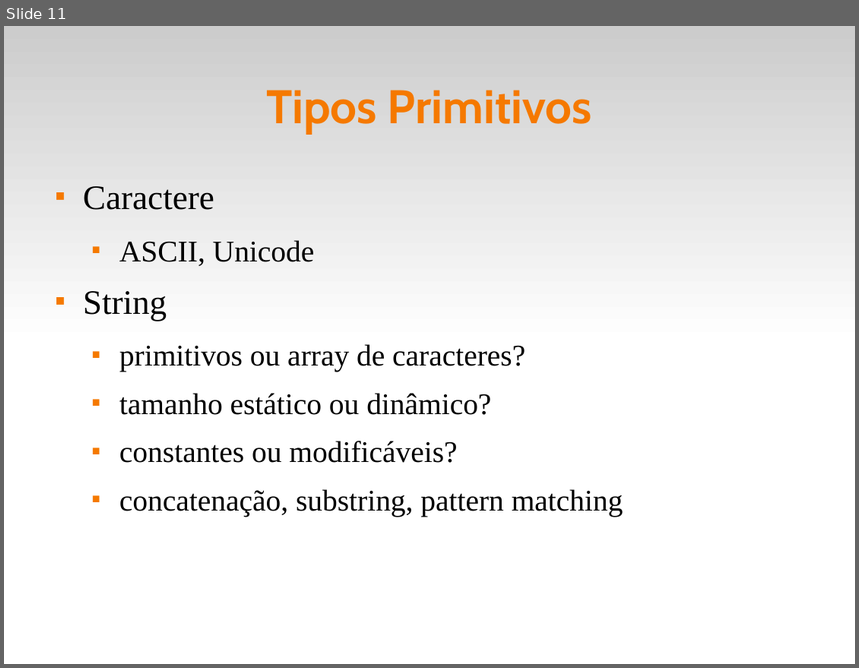
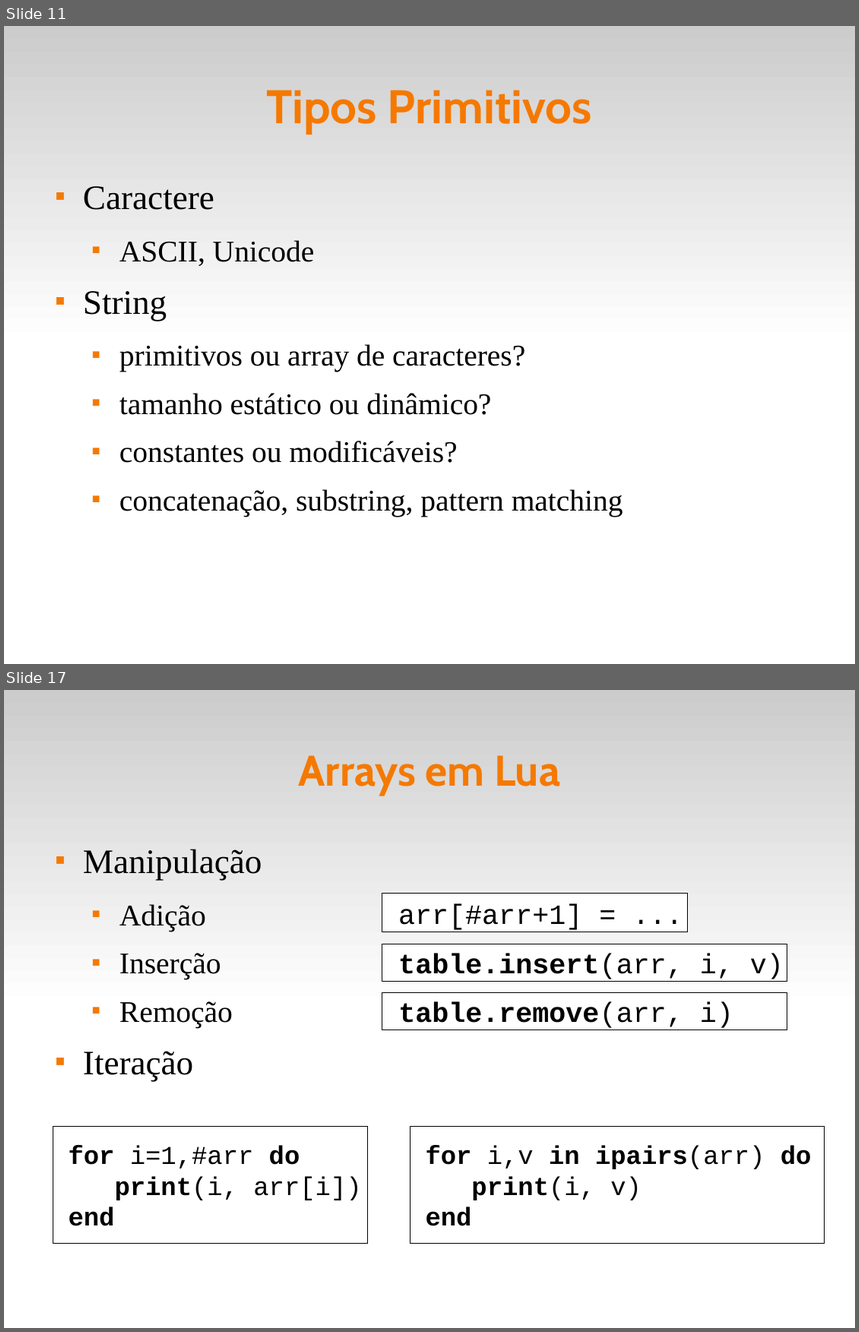
Before and after one commit to fsantanna-uerj/EDL, a slide deck: slides/edl-05-data.odp. Shown one above the other, each under a label of ours: slide 11 before the commit, slides 11 and 17 after it; the slides between them are not shown. The pictures are 859x668 and 859x1332 pixels, drawn with LibreOffice and Linux fonts; fonts in the diff are those of the drawing. Boxes give left, top, right and bottom in pixels: in the first picture for what was removed or moved away, otherwise in the second. Text is boxed around its words. In the diff, an @@ line names an element or a change of style, - is before the commit and + after.

```diff
--- a/slides/edl-05-data.odp
+++ b/slides/edl-05-data.odp
@@ slide 17 added at [4,690,855,1328], background #FFFFFF; not listed: 1 template element that a slide beside it also shows @@
@@ title added at [299,755,560,796], 40 pt, text #F57900, bold @@
+Arrays em Lua
@@ text added at [83,849,262,1081], 28 pt, text #000000 @@
+■ Manipulação
+  ■ Adição
+  ■ Inserção
+  ■ Remoção
+■ Iteração
@@ rectangle added at [382,893,687,932], fill #FFFFFF, outline #000000 0 pt, 26 pt, text #000000 @@
+arr[#arr+1] = ...
@@ rectangle added at [382,944,788,982], fill #FFFFFF, outline #000000 0 pt, 26 pt, text #000000, bold @@
+table.insert(arr, i, v)
@@ rectangle added at [382,992,788,1030], fill #FFFFFF, outline #000000 0 pt, 26 pt, text #000000, bold @@
+table.remove(arr, i)
@@ rectangle added at [53,1126,368,1244], fill #FFFFFF, outline #000000 0 pt, 24 pt, text #000000 @@
+for i=1,#arr do
+print(i, arr[i])
+end
@@ rectangle added at [411,1126,825,1244], fill #FFFFFF, outline #000000 0 pt, 24 pt, text #000000, bold @@
+for i,v in ipairs(arr) do
+print(i, v)
+end
```
Also in this commit, not shown: 4 slides changed, 8 other slides added, 4 other files.
